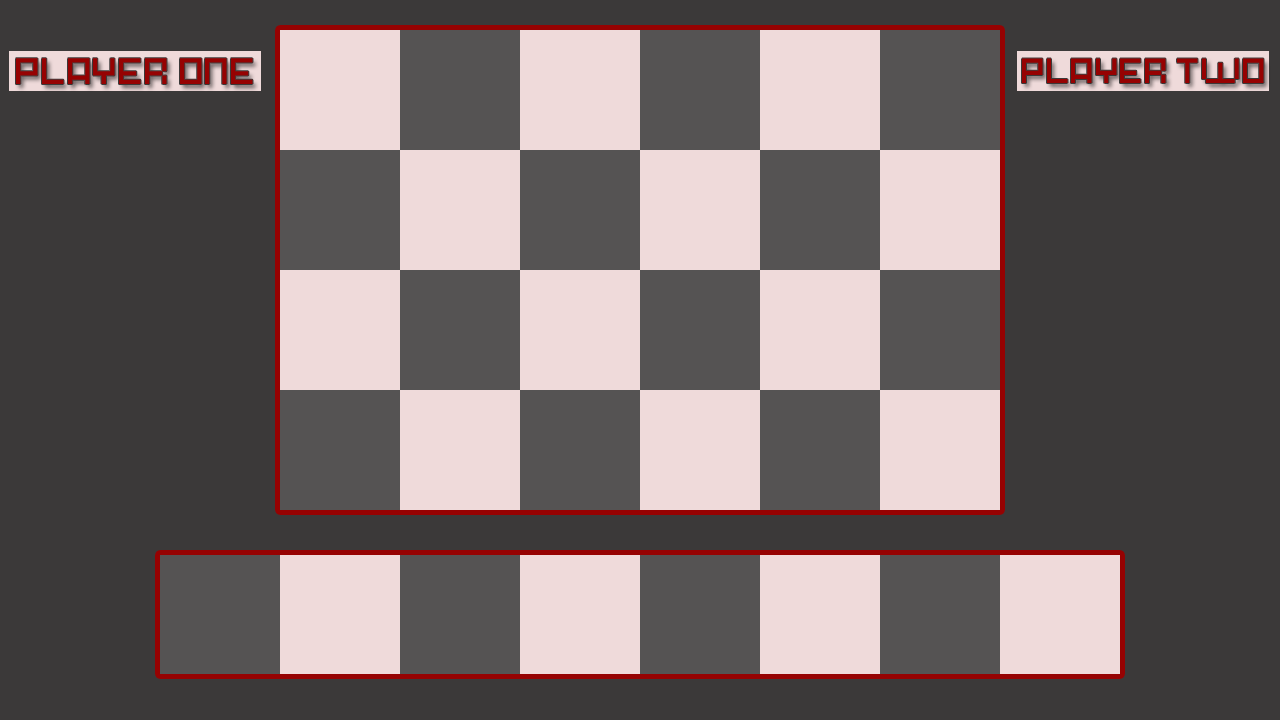
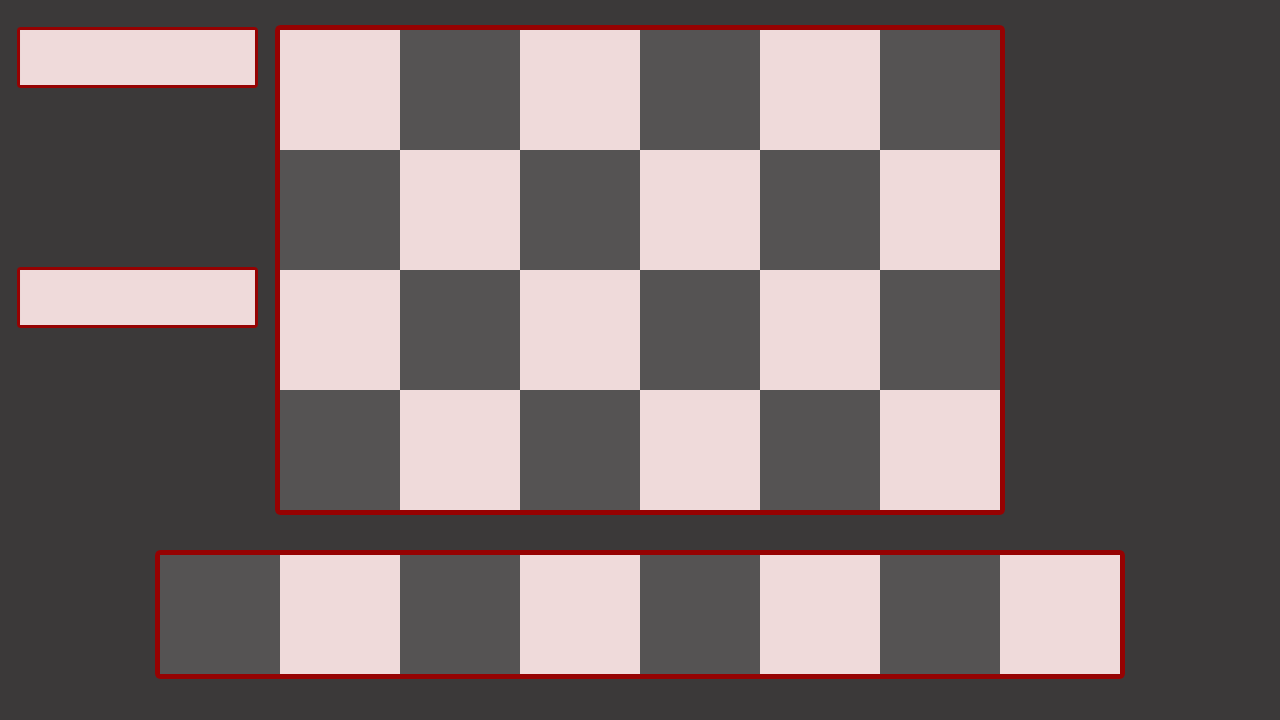
Layer changes from the first 1280px x 720px image to the second:
removed layer "PLAYER TWO" over [1022, 58, 1264, 83]
added layer "Layer 5 copy 2" above "Layer 5 copy" over [20, 270, 255, 325]
painted on "Layer 5 copy" over [20, 30, 1269, 91]
removed layer "PLAYER ONE" over [16, 58, 253, 84]
removed layer "Layer 5" over [9, 51, 261, 91]
